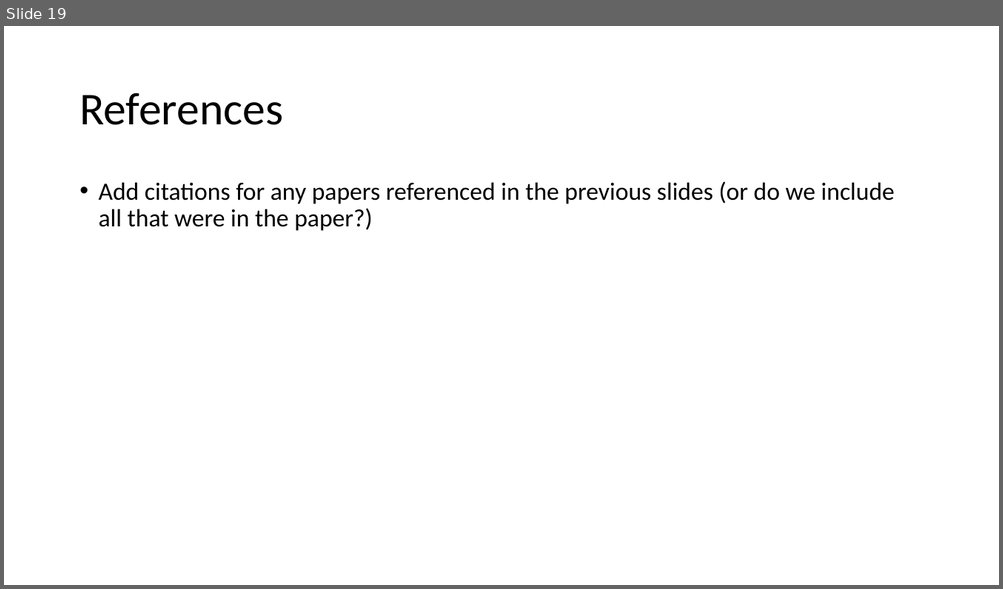
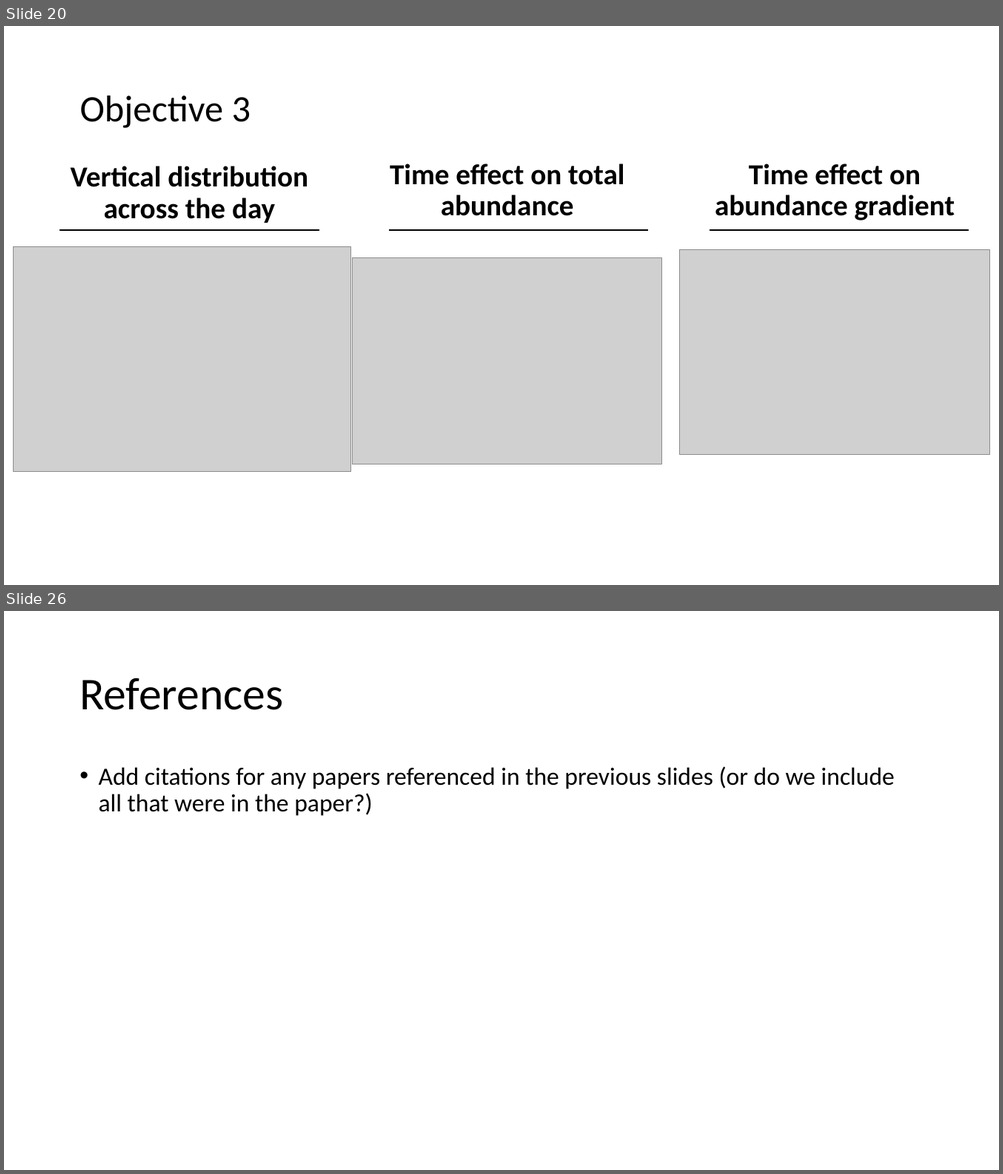
Before and after one commit to LukeABobay/larval-fish-community-analysis, a slide deck: PICES 2026 Presentation.pptx. Shown one above the other, each under a label of ours: slide 19 before the commit, slides 20 and 26 after it; the slides between them are not shown. The pictures are 1003x589 and 1003x1174 pixels, drawn with LibreOffice and Linux fonts; fonts in the diff are those of the drawing; grey boxes stand for pictures. Boxes give left, top, right and bottom in pixels: in the first picture for what was removed or moved away, otherwise in the second. Text is boxed around its words. In the diff, an @@ line names an element or a change of style, - is before the commit and + after.

```diff
--- a/PICES 2026 Presentation.pptx
+++ b/PICES 2026 Presentation.pptx
@@ slide 20 added at <box>4,26,999,585</box>, background #FFFFFF @@
@@ title added at <box>80,96,251,128</box>, 36 pt, text #000000 @@
+Objective 3
@@ text added at <box>71,166,308,223</box>, 28 pt, text #000000, bold @@
+Vertical distribution across the day
@@ text added at <box>390,164,624,216</box>, 28 pt, text #000000, bold @@
+Time effect on total abundance
@@ text added at <box>714,164,955,221</box>, 28 pt, text #000000, bold @@
+Time effect on abundance gradient
@@ picture added at <box>14,247,351,472</box> @@
@@ line added from (60, 230) to (318, 230), #000000 1 pt @@
@@ line added from (389, 230) to (648, 230), #000000 1 pt @@
@@ line added from (709, 230) to (969, 230), #000000 1 pt @@
@@ picture added at <box>353,258,662,465</box> @@
@@ picture added at <box>680,249,990,455</box> @@
@@ what was slide 19 is now slide 26 @@
```
Also in this commit, not shown: 10 slides changed, 15 other slides added, 9 slides removed.
